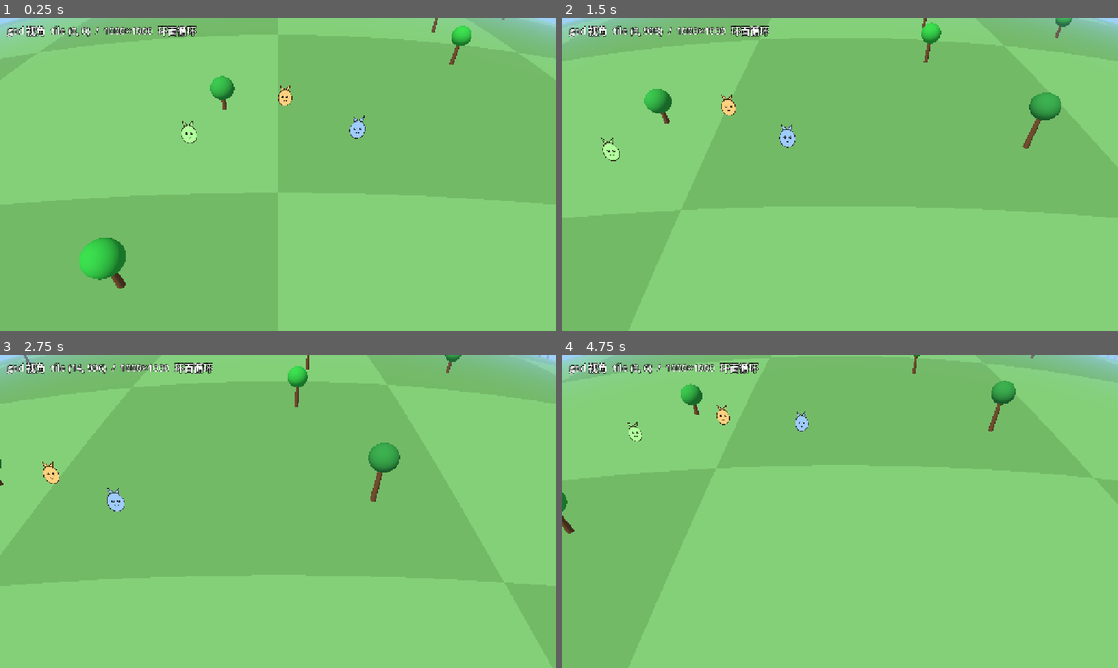
Above: before the commit, frames 1-4 (two rows, left to right).
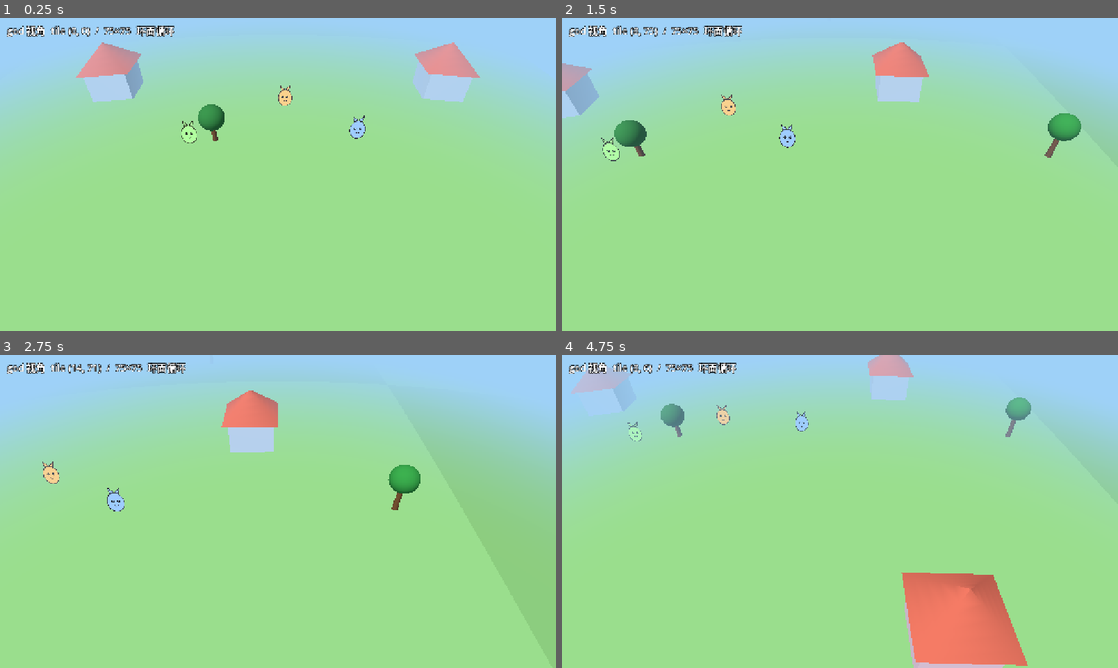
Above: after the commit, the same moments.

Repository: hoveychen/maliang
Game: Godot game, scene res://main.tscn
Same seed, same stepped clock (60 frames per second), same inputs: the game is played once before the commit and once after it.
Inputs (mouse positions are in pixels of both pictures, inside the frame that each line leads up to):
- Up to frame 1 (0.25 s): no input
- Up to frame 2 (1.5 s): tap Enter (ui_accept) at 0.5, 0.77 s; move the mouse to (962, 158) at 0.52 s; hold Right (ui_right) 0.53-1.25 s; click (962, 158) at 0.67 s; drag from (728, 190) to (812, 237) at 1.27 s
- Up to frame 3 (2.75 s): tap Enter (ui_accept) at 2 s; move the mouse to (333, 442) at 2.02 s; hold Right (ui_right) from 2.03 s (still down)
- Up to frame 4 (4.75 s): release Right (ui_right) at 2.75 s; drag from (812, 574) to (673, 464) at 2.77 s; tap Enter (ui_accept) at 3.5, 3.77 s; move the mouse to (1006, 558) at 3.52 s; hold Left (ui_left) 3.53-4.25 s; drag from (673, 464) to (756, 433) at 4.27 s

The runs differ from the first frame. In frame 1, 72% of the frame differs, in the area x 0-100%, y 0-100%; in frame 2, 64%; in frame 3, 68%; in frame 4, 58%.

Commit message:
feat(world): 缩小世界为可绕回小地图(span 150≈2.5屏) + 小神仙真图端点
- WorldGrid 1000×1000 → 75×75(span 150)：god 一屏≈60单位，左右拖约2.5屏绕回原点
- chunk_manager R 7→1(3×3正好整张小世界一遍,无重复)，村庄移到中央 chunk 1(约半数区块放房子避免全屋顶)，渲染半径110/雾40-95对齐小世界
- 角色尺寸还原(生成图6单位)，村民/小神仙改放到世界中心(忽略后端旧 tile500 坐标)
- server: 新增 POST /worlds/:id/fairy-sprite，幂等地为小神仙生成真实 sprite(image→cutout) 并落地

Diff:
--- a/scripts/chunk_manager.gd
+++ b/scripts/chunk_manager.gd
@@ -7,9 +7,9 @@
 
 const CHUNK_TILES := 25
 const CHUNK_WORLD := float(CHUNK_TILES) * WorldGrid.TILE_SIZE          ## 50.0
-const CHUNKS_PER_SIDE := WorldGrid.GRID_TILES / CHUNK_TILES            ## 40
-const R := 7                                                          ## 半径（区块数）→ 15×15（更平视角铺到地平线）
-const RENDER_RADIUS := float(R) * 50.0 - 25.0                         ## 圆形渲染半径(≈325)，超出隐藏
+const CHUNKS_PER_SIDE := WorldGrid.GRID_TILES / CHUNK_TILES            ## 3（75/25）
+const R := 1                                                          ## 半径(区块)→ 3×3 = 正好整个小世界一遍，无重复
+const RENDER_RADIUS := 110.0                                          ## 圆形渲染半径，覆盖全部 3×3（远处由雾渐隐）
 ## world-bending 在 GPU 位移顶点，但视锥裁剪按原始 AABB → 高处/远处网格会被误剔除。
 ## 给所有弯曲网格设大裁剪边距，避免接近屏幕边缘时整块消失。
 const CULL_MARGIN := 220.0
@@ -70,8 +70,8 @@
 	var tile: MeshInstance3D = slot["tile"]
 	var mat: ShaderMaterial = tile.material_override
 	var checker := posmod(wrapped.x + wrapped.y, 2) == 0
-	# 世界中心(chunk 20≈tile 500，小神仙出生处)一片 3×3 区块为草原村庄。
-	var in_village := absi(wrapped.x - 20) <= 1 and absi(wrapped.y - 20) <= 1
+	# 世界中心(chunk 1 = 3×3 网格中央，小神仙出生处)一片 3×3 区块为草原村庄。
+	var in_village := absi(wrapped.x - 1) <= 1 and absi(wrapped.y - 1) <= 1
 	var col: Color
 	if in_village:
 		col = Color(0.55, 0.78, 0.48) if checker else Color(0.5, 0.72, 0.43)
@@ -85,9 +85,13 @@
 
 	var base := hash(wrapped)
 	if in_village:
-		# 村庄区块：一栋房子 + 一棵点缀树
-		_add_house(deco, Vector3(0.0, 0.0, 0.0), base)
-		_add_tree(deco, Vector3(CHUNK_WORLD * 0.32, 0.0, CHUNK_WORLD * 0.32), base + 7)
+		# 村庄区块：约一半放房子(其余点缀树)，避免小世界里全是屋顶
+		if posmod(wrapped.x + wrapped.y, 2) == 0:
+			_add_house(deco, Vector3(0.0, 0.0, 0.0), base)
+			_add_tree(deco, Vector3(CHUNK_WORLD * 0.34, 0.0, CHUNK_WORLD * 0.30), base + 7)
+		else:
+			_add_tree(deco, Vector3(-CHUNK_WORLD * 0.22, 0.0, CHUNK_WORLD * 0.24), base)
+			_add_tree(deco, Vector3(CHUNK_WORLD * 0.28, 0.0, -CHUNK_WORLD * 0.2), base + 3)
 	else:
 		# 旷野区块：散布 2~3 棵树
 		var count := 2 + posmod(base, 2)
--- a/scripts/world.gd
+++ b/scripts/world.gd
@@ -110,8 +110,8 @@
 	env.fog_mode = Environment.FOG_MODE_DEPTH
 	env.fog_light_color = Color(0.62, 0.82, 0.97)
 	env.fog_light_energy = 1.0
-	env.fog_depth_begin = 80.0
-	env.fog_depth_end = 230.0
+	env.fog_depth_begin = 40.0
+	env.fog_depth_end = 95.0  ## 小世界(span 150)：~95 外渐隐进天空，藏住远端循环，保留无限地平线感
 	env.fog_depth_curve = 1.0
 	we.environment = env
 	add_child(we)
@@ -452,14 +452,16 @@
 	var is_fairy := bool(c.get("isFairy", false))
 	var logical := at_logical
 	if logical == Vector2.INF:
-		var pos: Dictionary = c.get("position", {})
-		logical = Vector2(float(pos.get("tileX", 500)), float(pos.get("tileY", 500))) * WorldGrid.TILE_SIZE
-		# 村民后端默认位置都在中心 → 按序号散开成环，避免初始堆叠
-		if not is_fairy:
+		# 小世界：忽略后端旧坐标(原 1000×1000 的 tile 500)，统一放到村庄中心(chunk2 = world 中心)
+		var center := Vector2(WorldGrid.WORLD_SPAN, WorldGrid.WORLD_SPAN) * 0.5
+		if is_fairy:
+			logical = center
+		else:
+			# 村民按黄金角散开成环，避免初始堆叠
 			var k := _villager_count
 			_villager_count += 1
-			var ang := float(k) * 2.399963 # 黄金角
-			logical = WorldGrid.wrap_pos(logical + Vector2(cos(ang), sin(ang)) * (14.0 + float(k) * 3.5))
+			var ang := float(k) * 2.399963
+			logical = WorldGrid.wrap_pos(center + Vector2(cos(ang), sin(ang)) * (10.0 + float(k) * 3.0))
 	npcs.append({ "node": npc, "logical": logical, "id": String(c.get("id", "")), "is_fairy": is_fairy })
 	if not is_fairy:
 		_start_ambient_wander(npcs[npcs.size() - 1])
--- a/scripts/world_grid.gd
+++ b/scripts/world_grid.gd
@@ -4,9 +4,9 @@
 ## 世界是 GRID_TILES × GRID_TILES 个 tile 的有限网格，首尾循环。
 ## 逻辑坐标用世界单位表示（不是 tile 索引），范围 [0, WORLD_SPAN)。
 
-const GRID_TILES := 1000
+const GRID_TILES := 75
 const TILE_SIZE := 2.0
-const WORLD_SPAN := float(GRID_TILES) * TILE_SIZE  ## = 2000.0
+const WORLD_SPAN := float(GRID_TILES) * TILE_SIZE  ## = 150.0（god 一屏≈60 单位 → 左右拖约 2.5 屏绕回原点）
 
 ## 把单个坐标分量 wrap 回 [0, WORLD_SPAN)。
 static func wrap_scalar(v: float) -> float:
Not shown, changed: server/src/orchestrator.ts
Not shown, changed: server/src/server.ts
